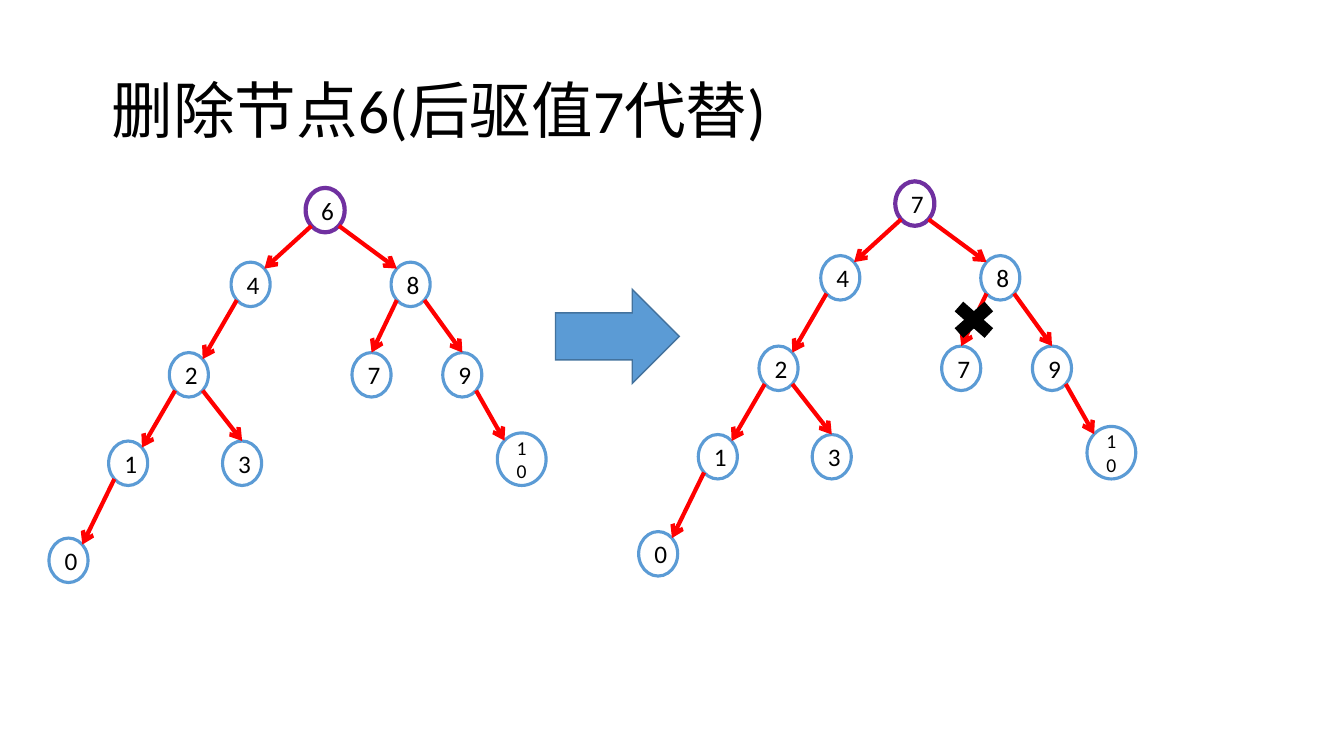
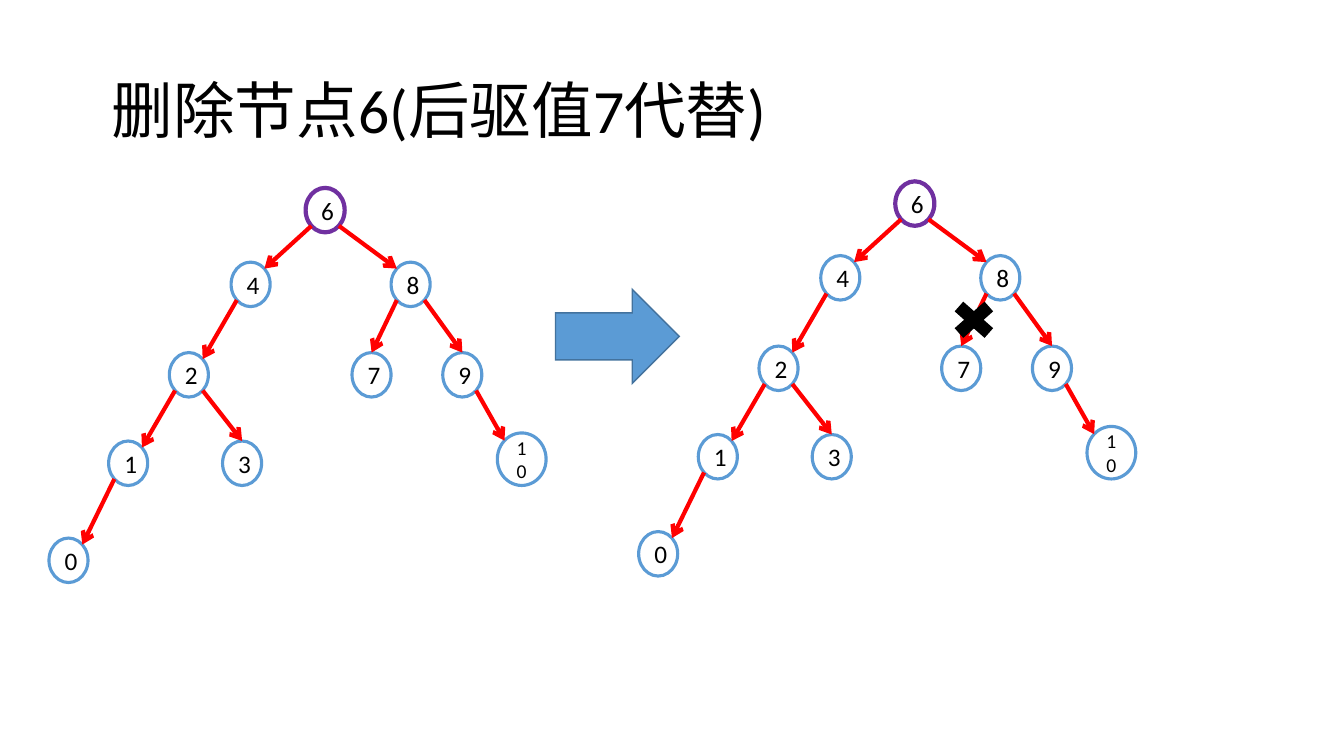
Before and after one commit to Waynefn/cpp_ds_algo, a slide deck: slide 27 of 课件/课件素材.pptx. Drawn at 1344x756 pixels with LibreOffice and Linux fonts; fonts in the diff are those of the drawing. Boxes give left, top, right and bottom in pixels: in the first picture for what was removed or moved away, otherwise in the second. Text is boxed around its words. In the diff, an @@ line names an element or a change of style, - is before the commit and + after.

```diff
--- a/课件/课件素材.pptx
+++ b/课件/课件素材.pptx
@@ text in ellipse at (911, 196, 924, 213): text changed @@
-7
+6
```
Also in this commit, not shown: 2 other files.
